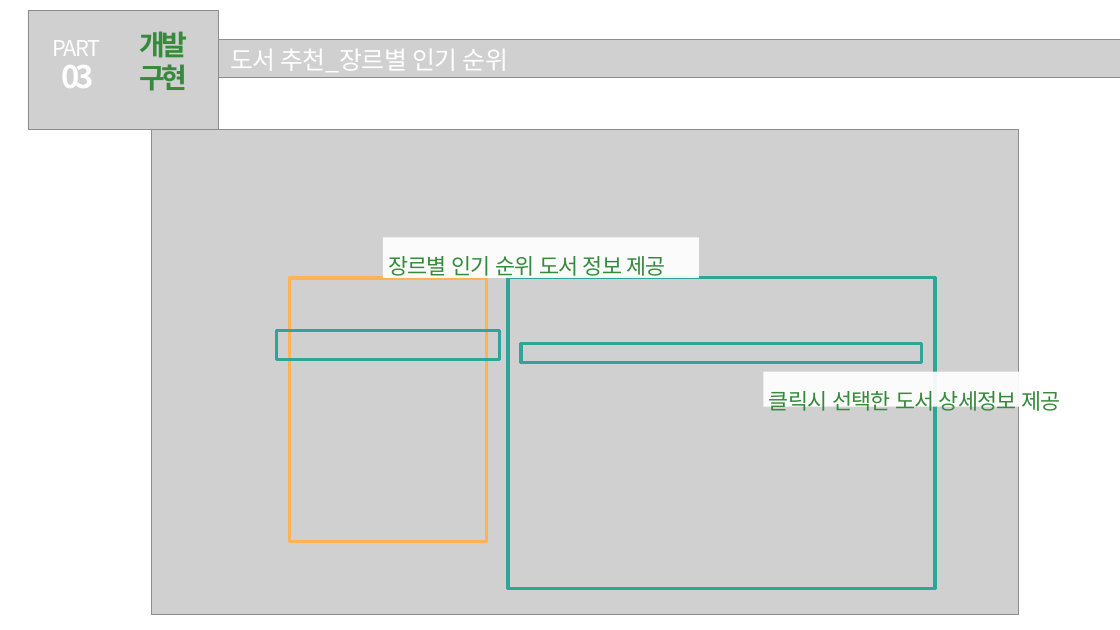
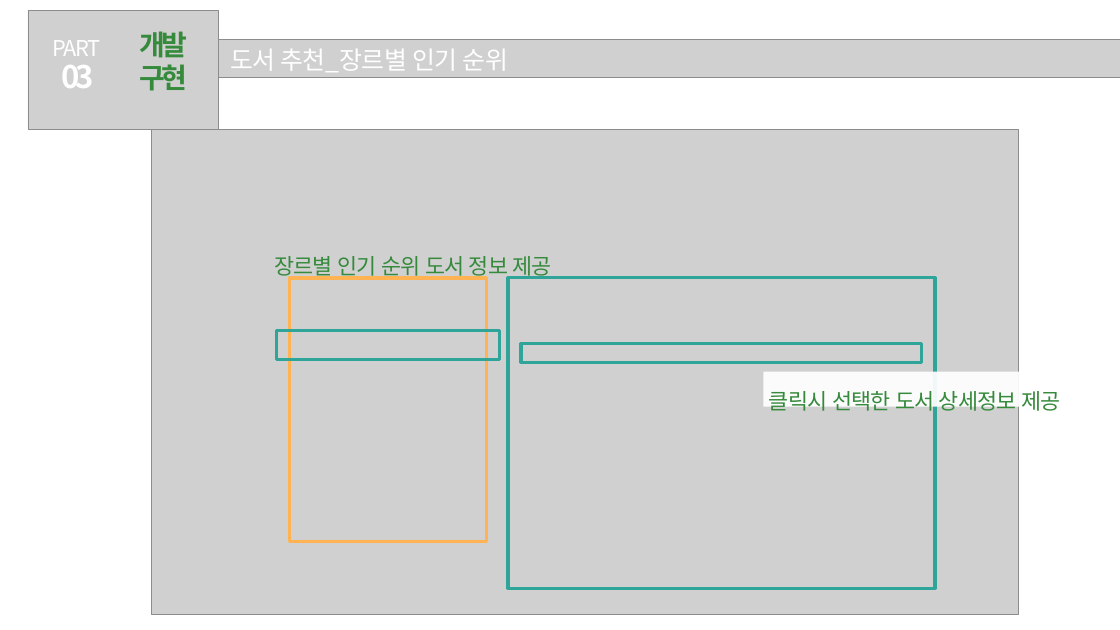
Before and after one commit to hanYijin/portfolio_2021, a slide deck: slide 9 of 공공도서관.pptx. Drawn at 1120x630 pixels with LibreOffice and Linux fonts; fonts in the diff are those of the drawing; grey boxes stand for pictures. Boxes give left, top, right and bottom in pixels: in the first picture for what was removed or moved away, otherwise in the second. Text is boxed around its words. In the diff, an @@ line names an element or a change of style, - is before the commit and + after.

```diff
--- a/공공도서관.pptx
+++ b/공공도서관.pptx
@@ text "장르별 인기 순위 도서 정보 ...": place and size @@
-text "장르별 인기 순위 도서 정보 ..." at box(383, 237, 699, 278)
+text "장르별 인기 순위 도서 정보 ..." at box(274, 256, 552, 281)
@@ text "장르별 인기 순위 도서 정보 ..." at box(274, 256, 552, 281): fill #FFFFFF at 93% opacity to none @@
```
Also in this commit, not shown: 2 other slides changed, 8 slides added, 10 slides removed, 18 other files.
